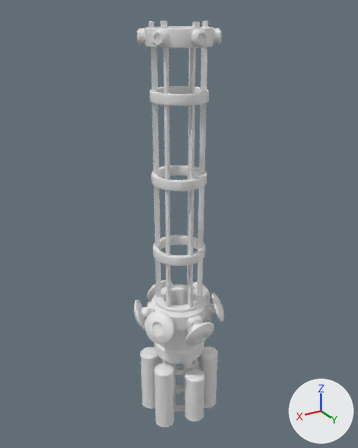
A saved change to the Blender file Assets/OrbitalAccelerator.blend.
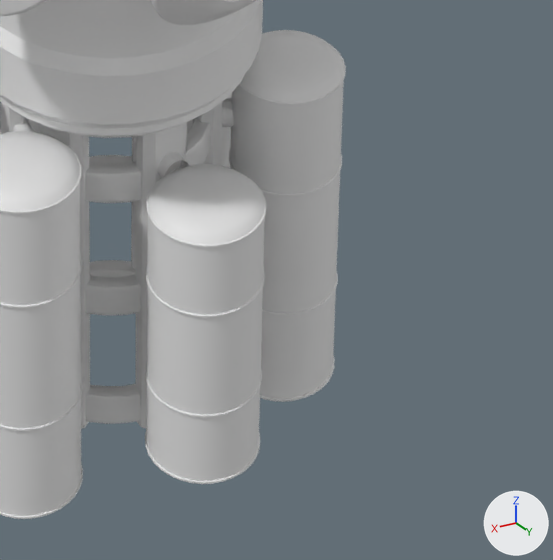
Each version appears first whole from a camera (50 mm lens) standing at (90.0, 149.8, 120.5) and looking at (-1.5, -2.6, 44.3), and next in a close-up on the part from 45% to 70% of the width and 76% to 97% of the height. Every picture has the same lights, and +X, +Y and +Z are marked at lower right.

Script lines for the objects in view, before the commit:
```python
me_circle_003 = bpy.data.meshes.new('Circle.003')
me_circle_003.from_pydata(...)  # 512 vertices, 512 faces; spans x -7.27..7.27, y -7.27..7.27, z -2.59..0.0
me_circle_003.polygons.foreach_set('use_smooth', [True] * 512)
me_cube_001 = bpy.data.meshes.new('Cube.001')
me_cube_001.from_pydata(...)  # 24 vertices, 17 faces; spans x -1.8..1.8, y 0.4..2.1, z -27.7..1.6
me_cylinder_003 = bpy.data.meshes.new('Cylinder.003')
me_cylinder_003.from_pydata(...)  # 1024 vertices, 994 faces; spans x -4.1..4.1, y -4.1..4.1, z -11.3..11.3
me_cylinder_003.polygons.foreach_set('use_smooth', [True] * 994)
ob_coil_rear_001 = bpy.data.objects.new('Coil.rear.001', me_circle_003)
ob_coil_rear_001.parent = ob_rearassembly
ob_coil_rear_001.location = (0.0, 0.0, -6.091)
ob_fueltank_005 = bpy.data.objects.new('FuelTank.005', me_cylinder_003)
ob_fueltank_005.parent = ob_rearrail_003
ob_fueltank_005.location = (0.0, -4.339, -14.66)
ob_rearrail_002 = bpy.data.objects.new('RearRail.002', me_cube_001)
ob_rearrail_002.parent = ob_rearassembly
ob_rearrail_002.location = (7.165, 4.137, -1.5)
ob_rearrail_002.rotation_euler = (0.0, 0.0, 2.094)  # degrees (0, 0, 120)
# also in view: 'Core' at (0.0, 0.0, 0.0); 'Coil.rear.002' at (0.0, 0.0, -39.4); 'FuelTank.001' at (10.9, 6.3, -28.2); 'RearRail.003' at (0.0, 7.0, -26.5); 'Coil.rear' at (0.0, 0.0, -29.4)
```
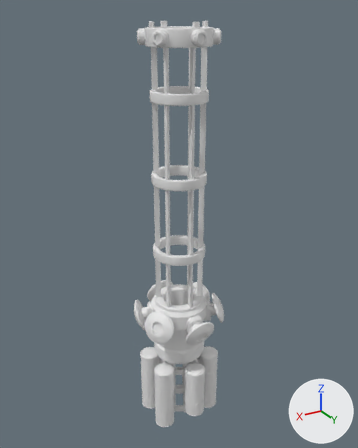
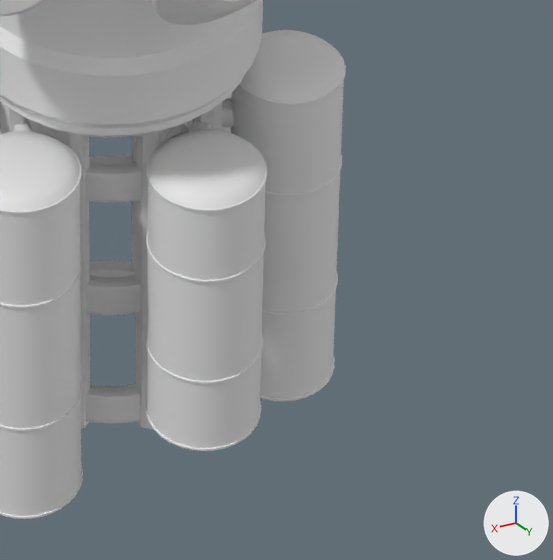
Where the change shows, as pixel boxes [x1, y1, x2, y2] in the close-ups (553 x 560 px):
'FuelTank.005', moved: before [145, 164, 266, 484]; after [145, 129, 267, 451]
'FuelPipe.015', moved: before [157, 153, 189, 178]; after [158, 124, 189, 143]

The edits, one by one:
Object 'FuelTank.005' (ob_fueltank_005) moves from (0.0, -4.339, -14.66) to (0.0, -4.339, -11.66).
